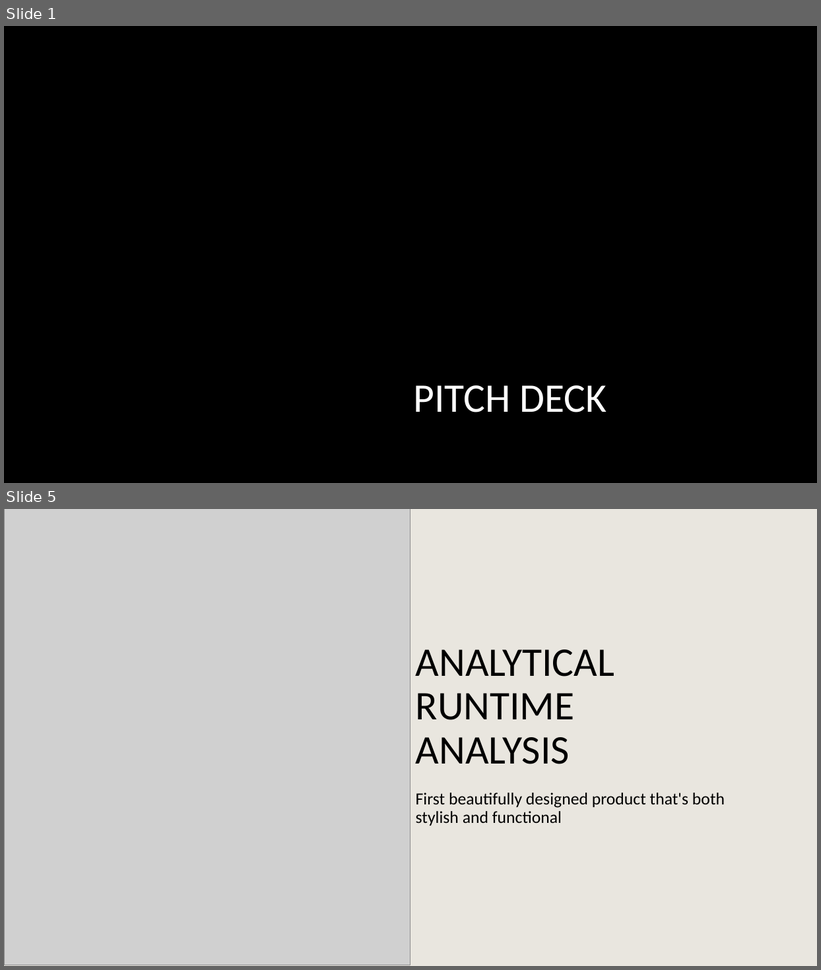
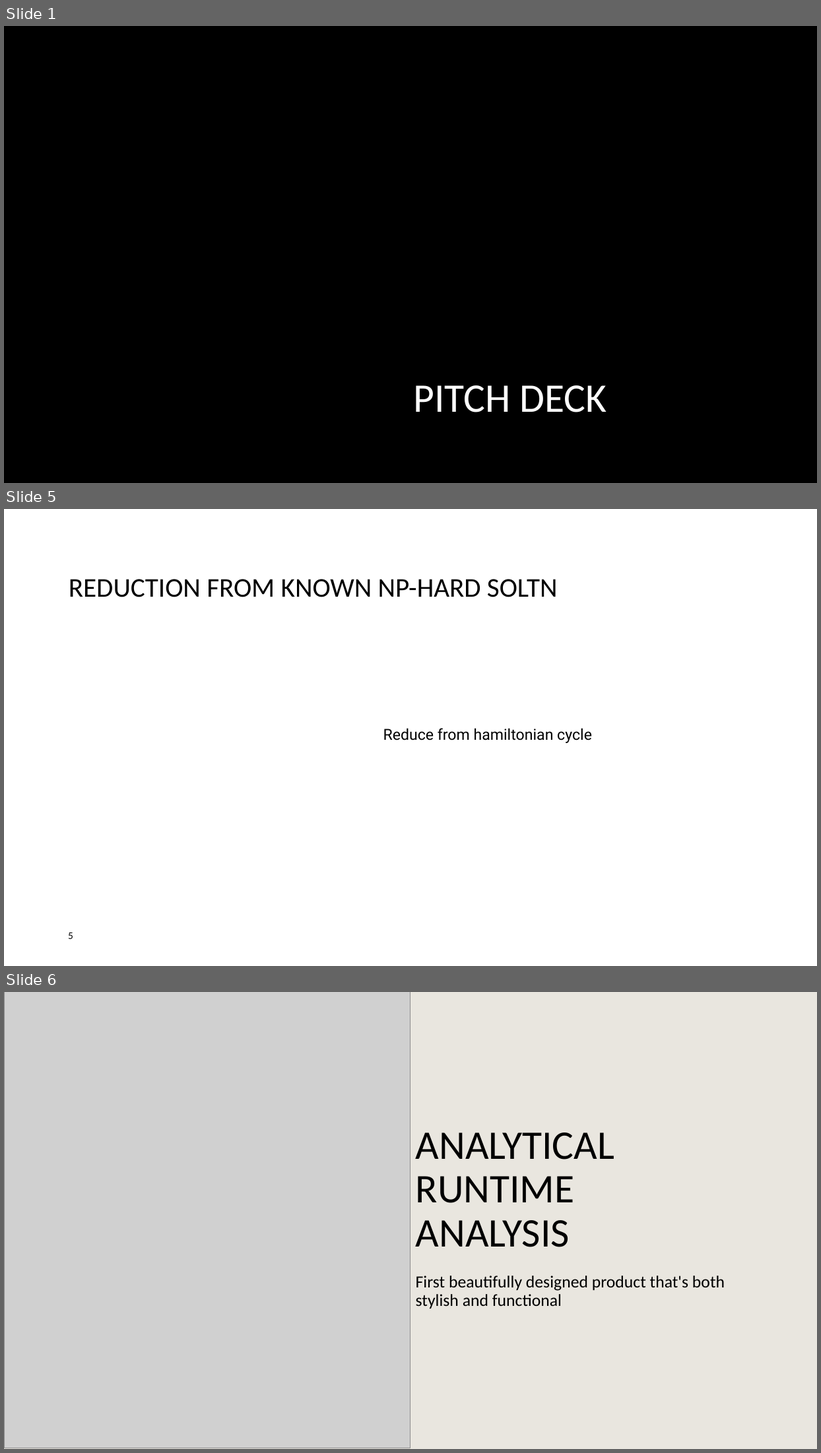
Before and after one commit to PictureOfGray/CS412-Team-NAME, a slide deck: presentations/TeamNAMETSP.pptx. Shown one above the other, each under a label of ours: slides 1 and 5 before the commit, slides 1, 5 and 6 after it; the slides between them are not shown. The pictures are 821x970 and 821x1453 pixels, drawn with LibreOffice and Linux fonts; fonts in the diff are those of the drawing; grey boxes stand for pictures; background and template pictures are left out. Boxes give left, top, right and bottom in pixels: in the first picture for what was removed or moved away, otherwise in the second. Text is boxed around its words. In the diff, an @@ line names an element or a change of style, - is before the commit and + after.

```diff
--- a/presentations/TeamNAMETSP.pptx
+++ b/presentations/TeamNAMETSP.pptx
@@ slide 5 added at [4,509,817,966], background #FFFFFF @@
@@ title added at [69,579,558,597], 32 pt, text #000000 @@
+REDUCTION FROM KNOWN NP-HARD SOLTN
@@ text added at [384,728,592,743], 18 pt, text #000000 @@
+Reduce from hamiltonian cycle
@@ page number added at [68,933,73,939], 12 pt, text #000000 @@
+5
@@ what was slide 5 is now slide 6 @@
```
Also in this commit, not shown: 4 slides changed, 2 other slides added, 2 slides removed.
